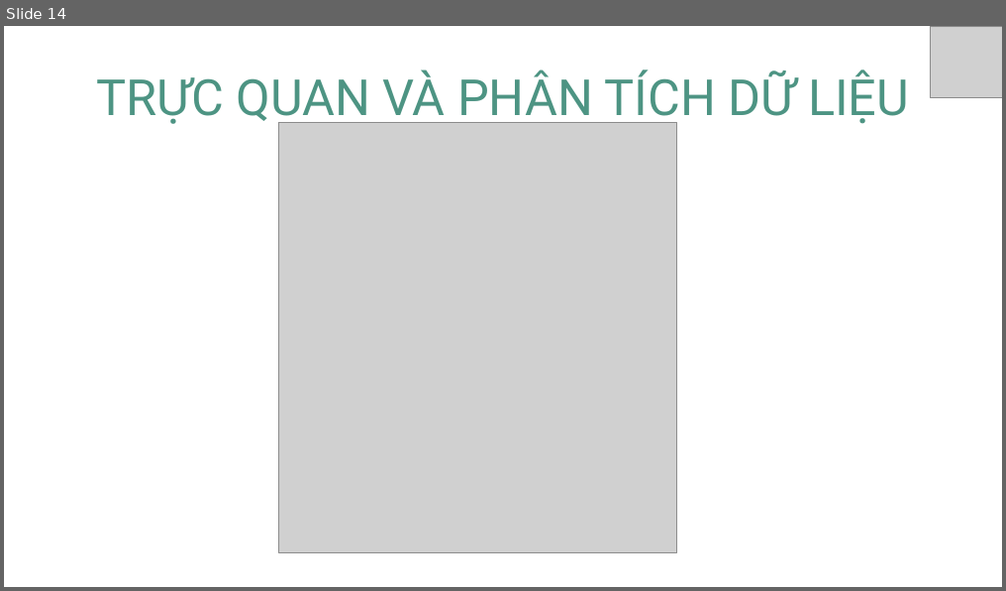
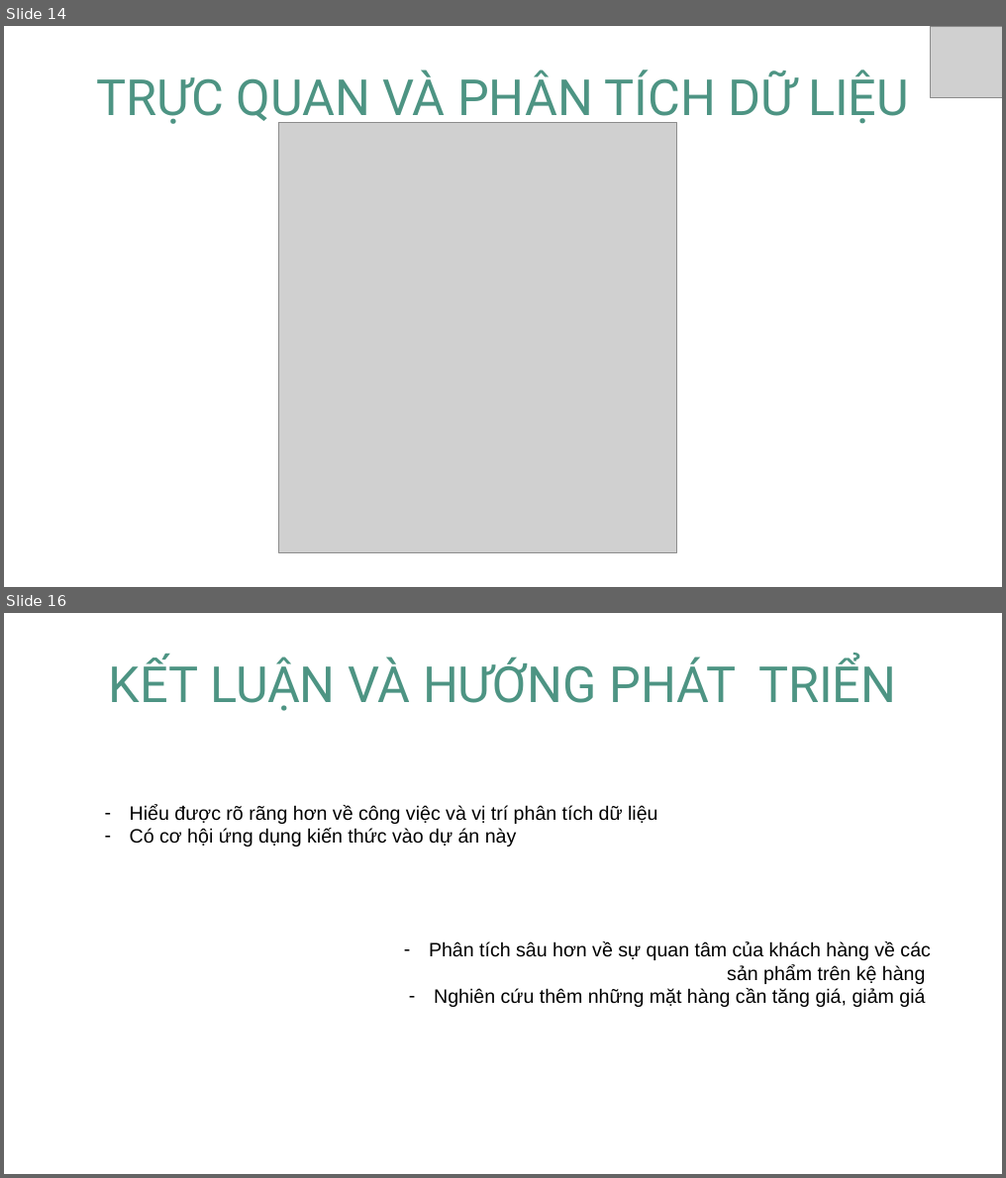
Before and after one commit to nhamct/ThucTapNN45K, a slide deck: 18. Nguyễn Thị Thanh Thư/CTTNham_NTTThu.pptx. Shown one above the other, each under a label of ours: slide 14 before the commit, slides 14 and 16 after it; the slides between them are not shown. The pictures are 1006x591 and 1006x1178 pixels, drawn with LibreOffice and Linux fonts; fonts in the diff are those of the drawing; grey boxes stand for pictures. Boxes give left, top, right and bottom in pixels: in the first picture for what was removed or moved away, otherwise in the second. Text is boxed around its words. In the diff, an @@ line names an element or a change of style, - is before the commit and + after.

```diff
--- a/18. Nguyễn Thị Thanh Thư/CTTNham_NTTThu.pptx
+++ b/18. Nguyễn Thị Thanh Thư/CTTNham_NTTThu.pptx
@@ slide 16 added at (4,613,1002,1174), background #FFFFFF @@
@@ text added at (109,657,896,711), 72 pt, text #4D9483 @@
+KẾT LUẬN VÀ HƯỚNG PHÁT TRIỂN
@@ text added at (130,804,657,847), 28 pt, text #000000 @@
+– Hiểu được rõ rãng hơn về công việc và vị trí phân tích dữ liệu
+– Có cơ hội ứng dụng kiến thức vào dự án này
@@ text added at (429,942,930,1007), 28 pt, text #000000 @@
+– Phân tích sâu hơn về sự quan tâm của khách hàng về các sản phẩm trên kệ hàng
+– Nghiên cứu thêm những mặt hàng cần tăng giá, giảm giá
```
Also in this commit, not shown: 4 slides changed, 1 other slide added, 14 other files.
